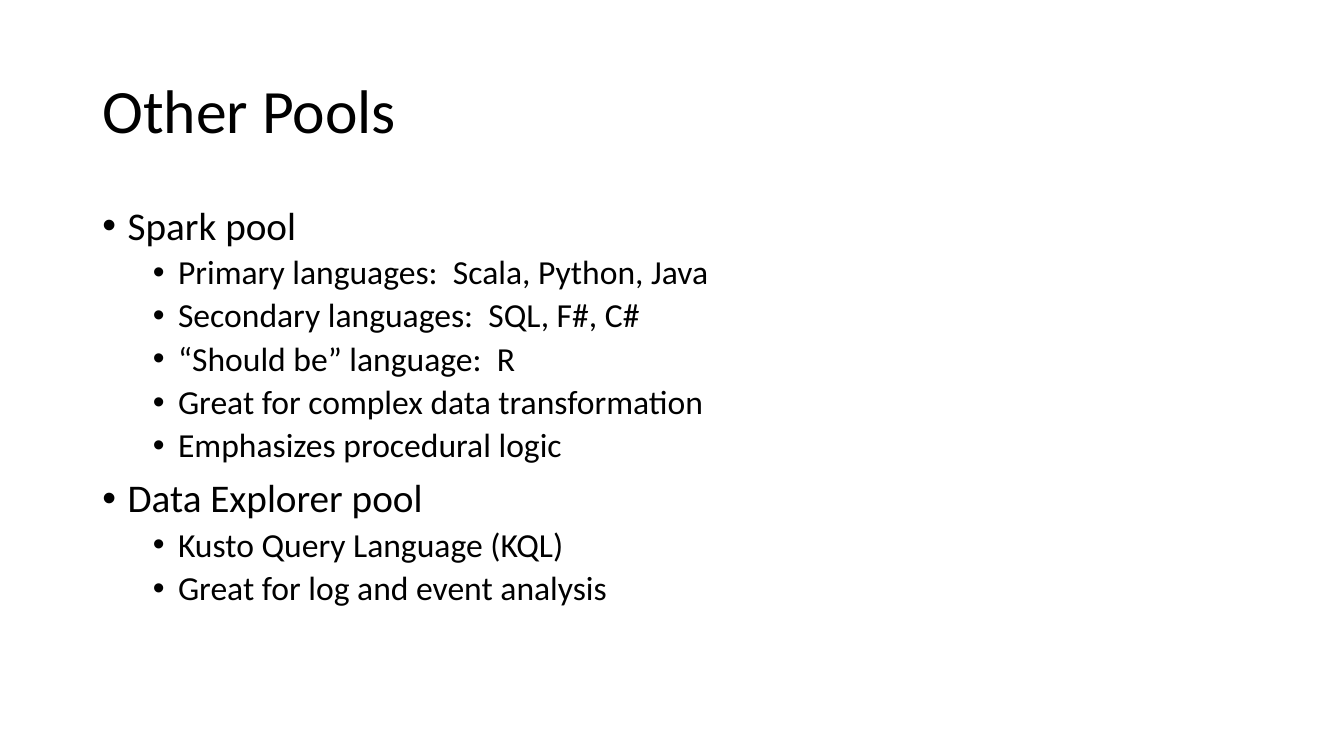
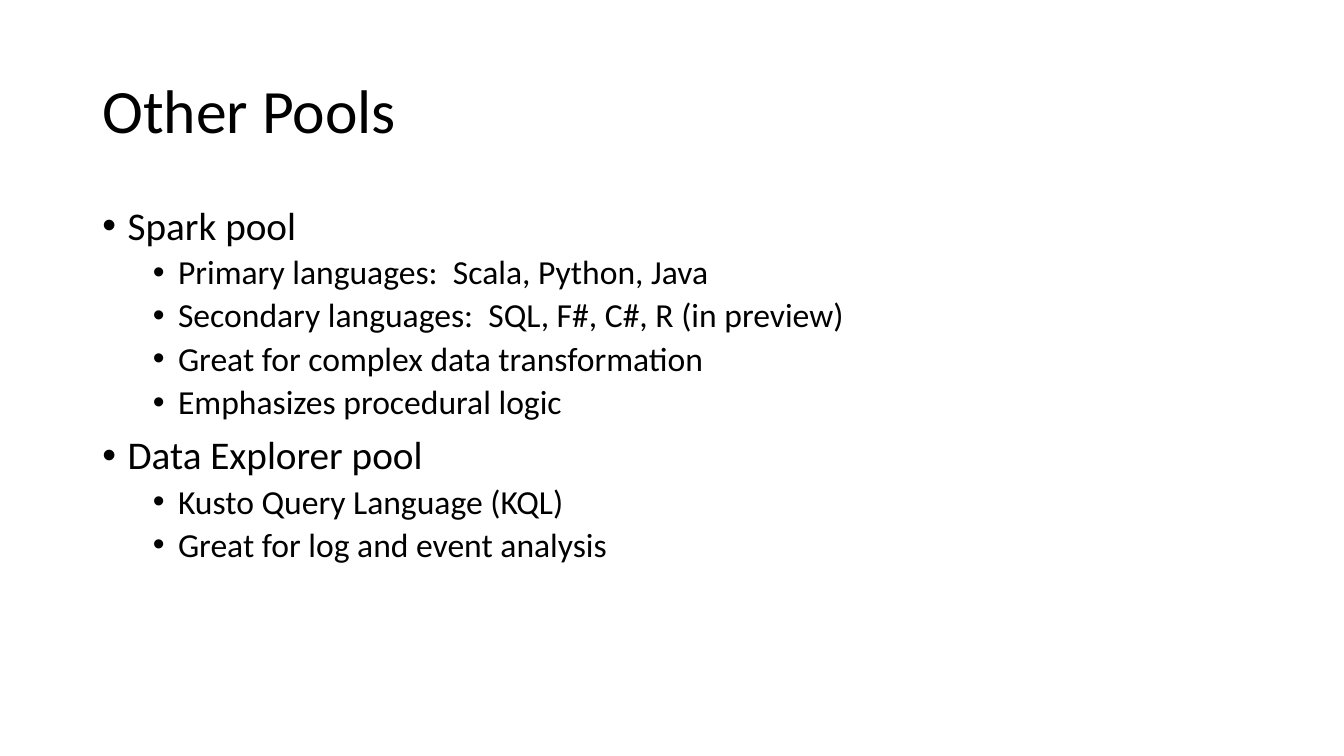
Before and after one commit to solliancenet/precon-synapse-power-bi, a slide deck: slide 5 of Slides/02 - Synapse Development.pptx. Drawn at 1344x756 pixels with LibreOffice and Linux fonts; fonts in the diff are those of the drawing. Boxes give left, top, right and bottom in pixels: in the first picture for what was removed or moved away, otherwise in the second. Text is boxed around its words. In the diff, an @@ line names an element or a change of style, - is before the commit and + after.

```diff
--- a/Slides/02 - Synapse Development.pptx
+++ b/Slides/02 - Synapse Development.pptx
@@ text at (178,302,843,333): text changed @@
-  • Secondary languages: SQL, F#, C#
-  • “Should be” language: R
+  • Secondary languages: SQL, F#, C#, R (in preview)
```
Also in this commit, not shown: 1 other slide changed, 49 slides added, 3 slides removed.
